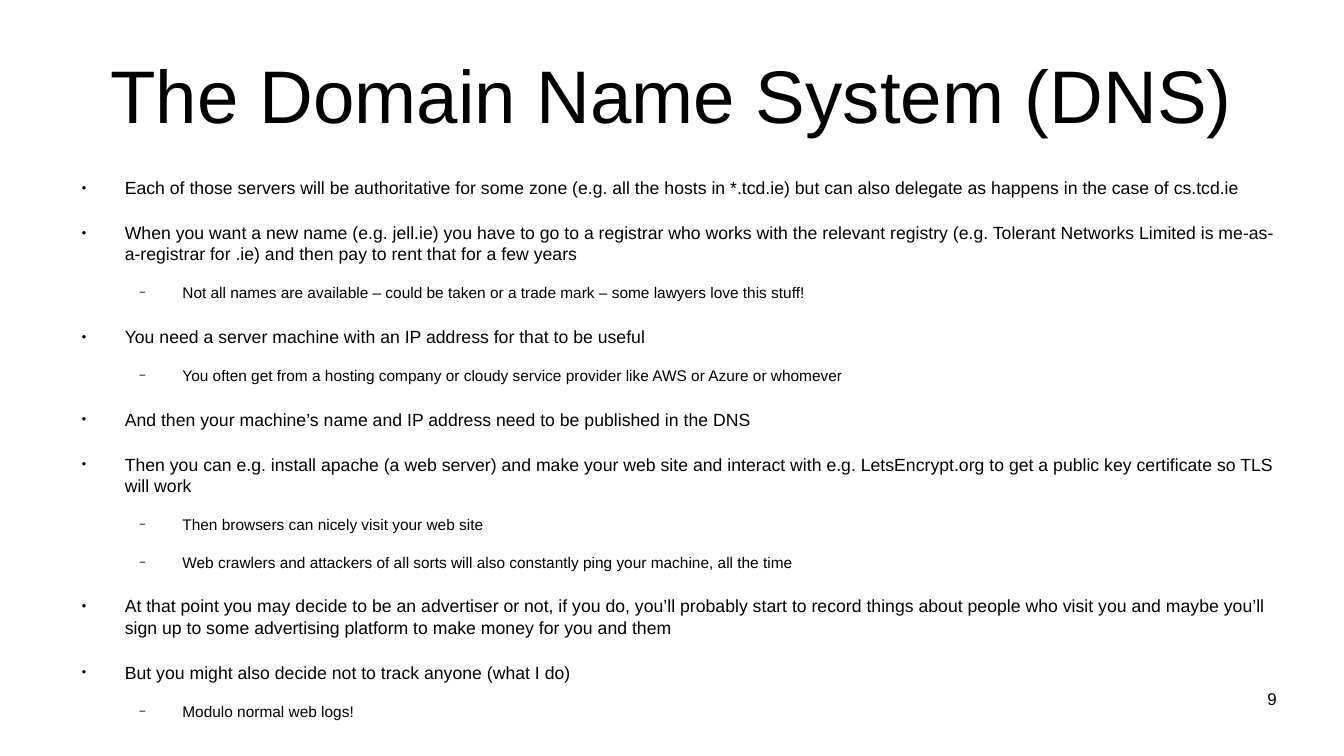
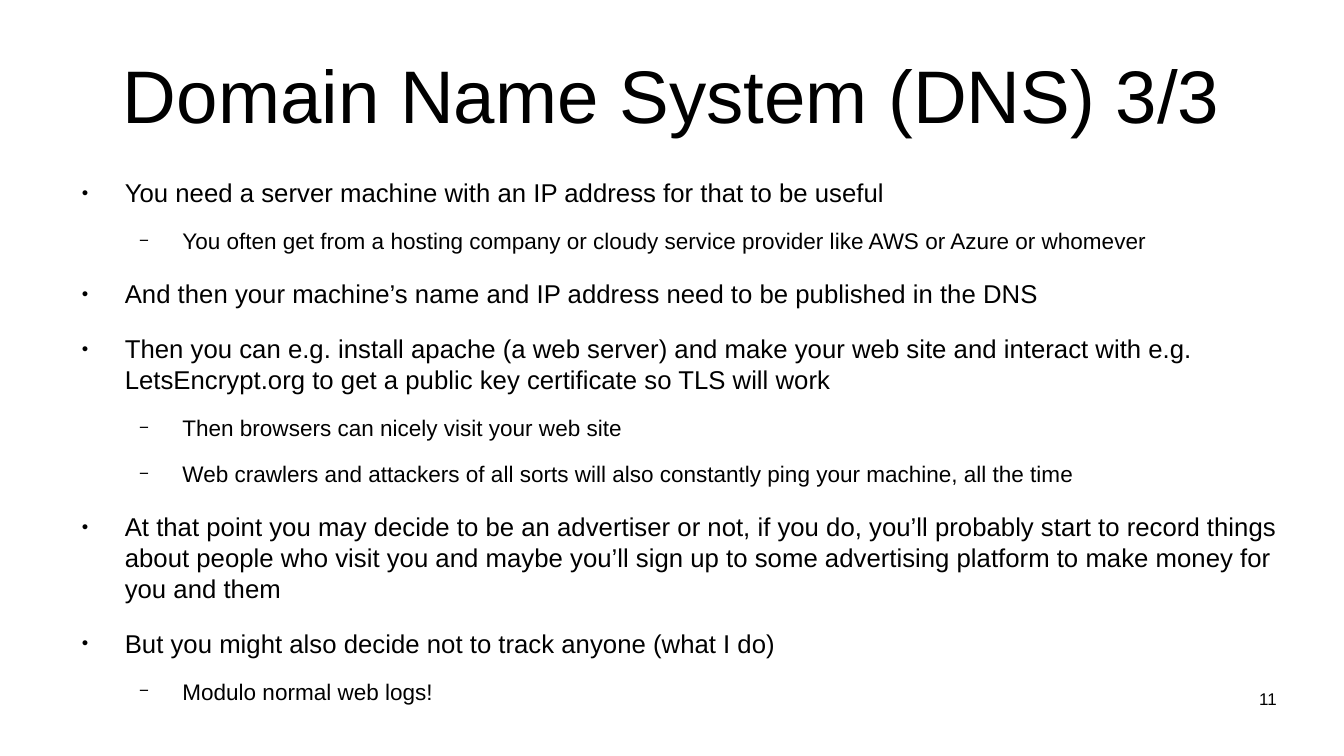
Before and after one commit to sftcd/witidtm, a slide deck: slide 11 of lectures/200-web.odp (slide 9 before the commit). Drawn at 1344x756 pixels with LibreOffice and Linux fonts; fonts in the diff are those of the drawing. Boxes give left, top, right and bottom in pixels: in the first picture for what was removed or moved away, otherwise in the second. Text is boxed around its words. In the diff, an @@ line names an element or a change of style, - is before the commit and + after.

```diff
--- a/lectures/200-web.odp
+++ b/lectures/200-web.odp
@@ title at (123,69,1219,137): text changed @@
-The Domain Name System (DNS)
+Domain Name System (DNS) 3/3
@@ text "You need a server machine ..." at (125,183,1276,604): size 10.4 to 15.2 pt in "You need a server machine with an ...", "And then your machine’s name and IP ...", "Then you can e.g. install apache (a ...", "At that point you may decide to ..." and 1 more places; size 9.1 to 13.3 pt in "You often get from a hosting company ...", "Then browsers can nicely visit your web ...", "Web crawlers and attackers of all sorts ...", "Modulo normal web logs!" @@
@@ text at (125,181,1273,301): paragraphs removed @@
-● Each of those servers will be authoritative for some zone (e.g. all the hosts in *.tcd.ie) but can also delegate as happens in the case of cs.tcd.ie
-● When you want a new name (e.g. jell.ie) you have to go to a registrar who works with the relevant registry (e.g. Tolerant Networks Limited is me-as-a-registrar for .ie) and then pay to rent that for a few years
-  − Not all names are available – could be taken or a trade mark – some lawyers love this stuff!
@@ page number at (1259,693,1277,705): text changed @@
-9
+11
```
Also in this commit, not shown: 5 other slides changed, 3 slides added, 5 other files.
